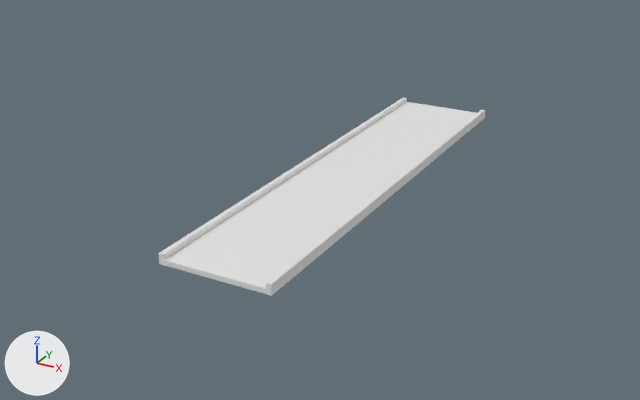
An edit to the FBX model Game/Assets/modelData/kawa.FBX, drawn before and after from the same camera.
The view is the same before and after, from a 50 mm lens placed at (7.6, -10.24, 6.83), pointed at (-1.2, 5.75, -1.16). Every picture has the same lights, and +X, +Y and +Z are marked at lower left. Materials are left out; every surface is plain grey. Where no turn or scale is listed for an object, it has been applied to the vertices.
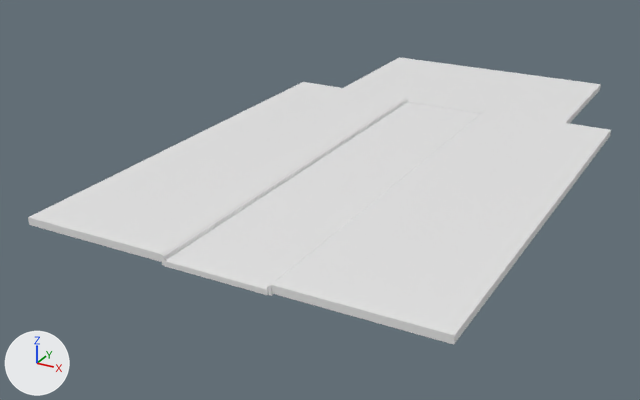
Where the change shows, as pixel boxes (x1, y1, x2, y2) in the pictures (640 x 400 px):
'Box005', added: after (272, 111, 611, 345)
'Box004', added: after (28, 82, 404, 262)
'kawa', moved: before (164, 102, 477, 294); after (164, 102, 480, 295)
'Box006', added: after (344, 57, 601, 123)
'Box003', moved: before (158, 97, 407, 265); after (160, 98, 408, 265)
'Box002', unchanged, covered by the edit: before (266, 110, 486, 296); after (267, 111, 485, 296)

Edits to the bpy script that builds the scene:
```text
Add me_mesh_004:
    me_mesh_004.from_pydata(...)  # a box spanning x -1.5..1.5, y -5.0..5.0, z 0.0..0.15
Add me_mesh_003:
    me_mesh_003.from_pydata(...)  # a box spanning x -1.5..1.5, y -5.0..5.0, z 0.0..0.15
Add me_mesh_005:
    me_mesh_005.from_pydata(...)  # a box spanning x -3.0..3.0, y -2.0..2.0, z 0.0..0.15
Change ob_box003:
    ob_box003.location: (-1.05, 5.0, -0.1) -> (-0.99, 5.0, -0.1)
Change ob_kawa:
    ob_kawa.location: (0.0, 5.0, -0.1) -> (0.03, 4.98, -0.1)
Add ob_box005:
    ob_box005 = bpy.data.objects.new('Box005', me_mesh_004)
    ob_box005.location = (2.62, 5.0, -0.06)
Add ob_box004:
    ob_box004 = bpy.data.objects.new('Box004', me_mesh_003)
    ob_box004.location = (-2.56, 5.0, -0.05)
Add ob_box006:
    ob_box006 = bpy.data.objects.new('Box006', me_mesh_005)
    ob_box006.location = (0.0, 12.0, -0.15)
```
